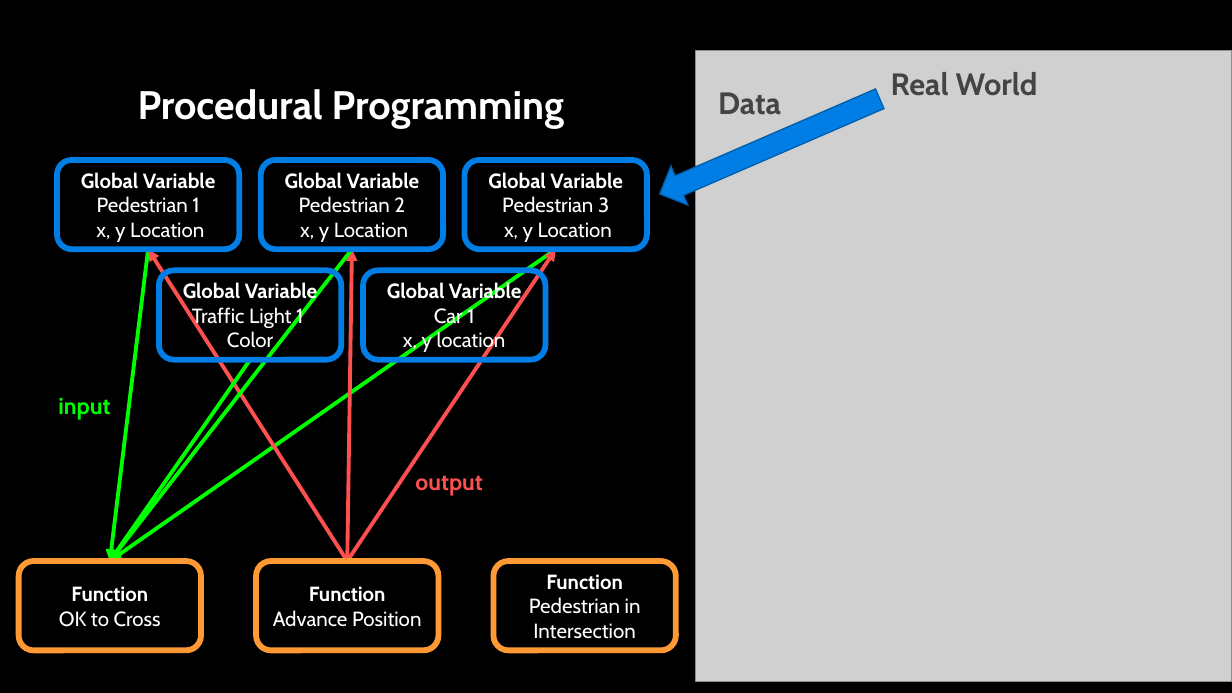
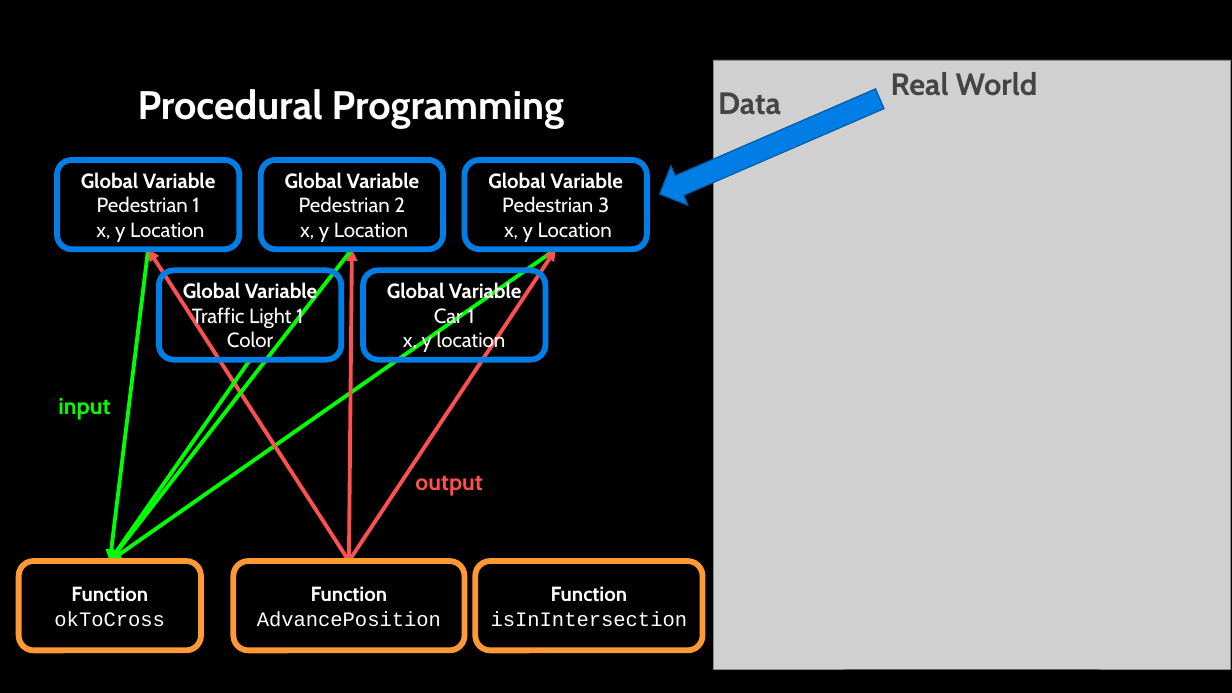
Before and after one commit to APS106/APS106-winter-2026-goodfellow-sutton, a slide deck: slide 4 of lectures/week5/lecture2/slides/week5_lecture2.pptx (slide 5 before the commit). Drawn at 1232x693 pixels with LibreOffice and Linux fonts; fonts in the diff are those of the drawing; grey boxes stand for pictures; background and template pictures are left out. Boxes give left, top, right and bottom in pixels: in the first picture for what was removed or moved away, otherwise in the second. Text is boxed around its words. In the diff, an @@ line names an element or a change of style, - is before the commit and + after.

```diff
--- a/lectures/week5/lecture2/slides/week5_lecture2.pptx
+++ b/lectures/week5/lecture2/slides/week5_lecture2.pptx
@@ picture: place and size @@
-picture at [696, 50, 1232, 682]
+picture at [714, 60, 1230, 669]
@@ rounded rectangle "Function": place and size @@
-rounded rectangle "Function" at [256, 561, 438, 651]
+rounded rectangle "Function" at [234, 561, 465, 651]
@@ rounded rectangle "Function": place and size @@
-rounded rectangle "Function" at [494, 561, 676, 651]
+rounded rectangle "Function" at [475, 561, 702, 651]
@@ text in rounded rectangle at [54, 611, 165, 627]: text changed; font Cabin to Courier New @@
-OK to Cross
+okToCross
@@ text in rounded rectangle at [257, 611, 441, 627]: text changed; font Cabin to Courier New @@
-Advance Position
+AdvancePosition
@@ text in rounded rectangle at [491, 611, 688, 627]: text changed; font Cabin to Courier New @@
-Pedestrian in Intersection
+isInIntersection
```
Also in this commit, not shown: 14 other slides changed, 6 slides added, 1 slide removed, 1 other file.
